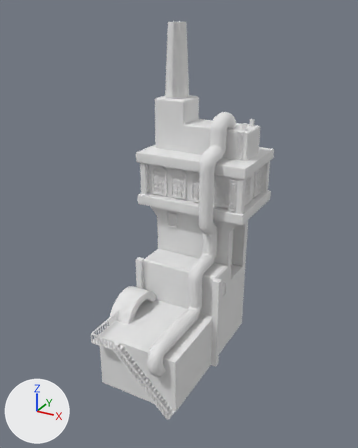
A saved change to the OBJ model Assets/Meshes/factory_merged.obj.
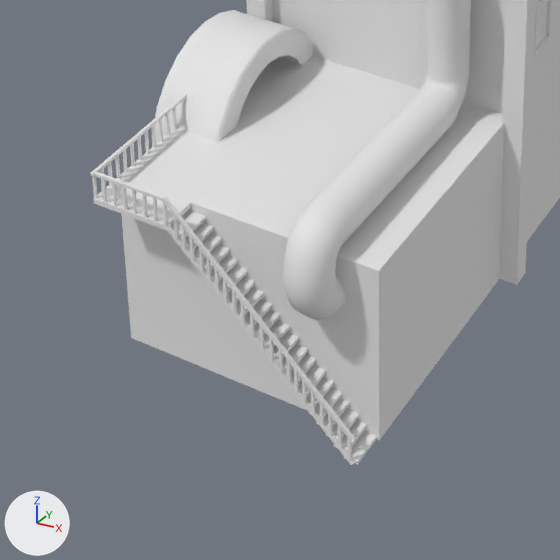
There are two pictures of each version: one whole from a 50 mm camera at (17.0, -19.09, 14.06) aimed at (8.47, -3.59, 6.31), one close up on the part from 18% to 64% of the width and 63% to 100% of the height. Every picture has the same lights, and +X, +Y and +Z are marked at lower left. Where no turn or scale is listed for an object, it has been applied to the vertices.

Objects in the first close-up: 'factory_merged'.
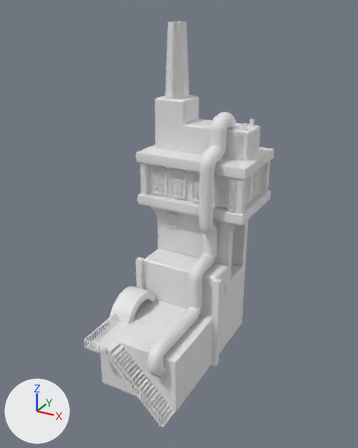
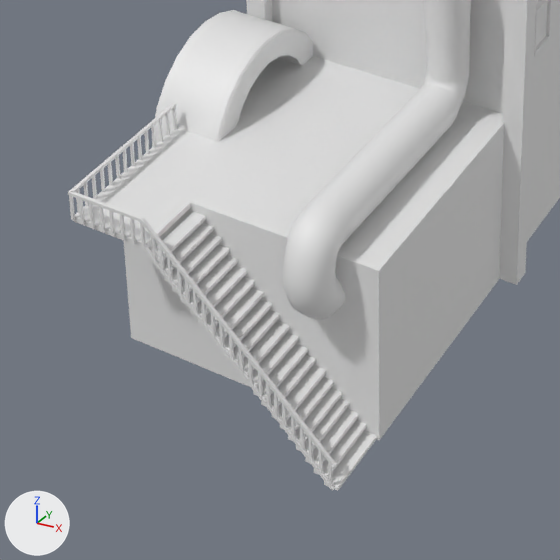
Pixel boxes (x1, y1, x2, y2) of what changed, in the close-ups (560 x 560 px; the box of a moved part takes in the faces that stretch with it):
'factory_merged', reshaped: before (91, 0, 560, 465); after (68, 0, 560, 491)
part 1 of me_factory_merged, added: after (84, 183, 89, 206)
part 2 of me_factory_merged, added: after (92, 176, 97, 200)
part 3 of me_factory_merged, added: after (76, 189, 80, 213)
part 4 of me_factory_merged, moved or reshaped: before (91, 94, 377, 465); after (68, 103, 377, 491)

Diff of the bpy script that builds the scene:
```diff
--- a/Assets/Meshes/factory_merged.obj.py
+++ b/Assets/Meshes/factory_merged.obj.py
@@ me_factory_merged @@
 # used by ob_factory_merged; location = (0.0, 0.0, 0.0)
-me_factory_merged.from_pydata(...)  # 3886 vertices, 3446 faces; spans x 5.94..10.71, y -7.15..0.58, z -0.01..13.55
-me_factory_merged.materials.append(mat_pasted__standardsurface1sg)  # white #e7e7e7
+me_factory_merged.from_pydata(...)  # 3910 vertices, 3464 faces; spans x 5.94..10.71, y -7.46..0.58, z -0.01..13.55
+# me_factory_merged part 1: a new loose piece, a box spanning x 6.563..6.594, y -7.202..-7.171, z 2.328..2.665
+# me_factory_merged part 2: a new loose piece, a box spanning x 6.563..6.594, y -7.058..-7.028, z 2.328..2.665
+# me_factory_merged part 3: a new loose piece, a box spanning x 6.563..6.594, y -7.339..-7.308, z 2.328..2.665
+# me_factory_merged part 4: 352 vertices moved from x 6.56..9.94, y -7.06..-5.26, z 0.0..2.7 to x 6.56..9.94, y -7.46..-5.48, z 0.0..2.7
```
